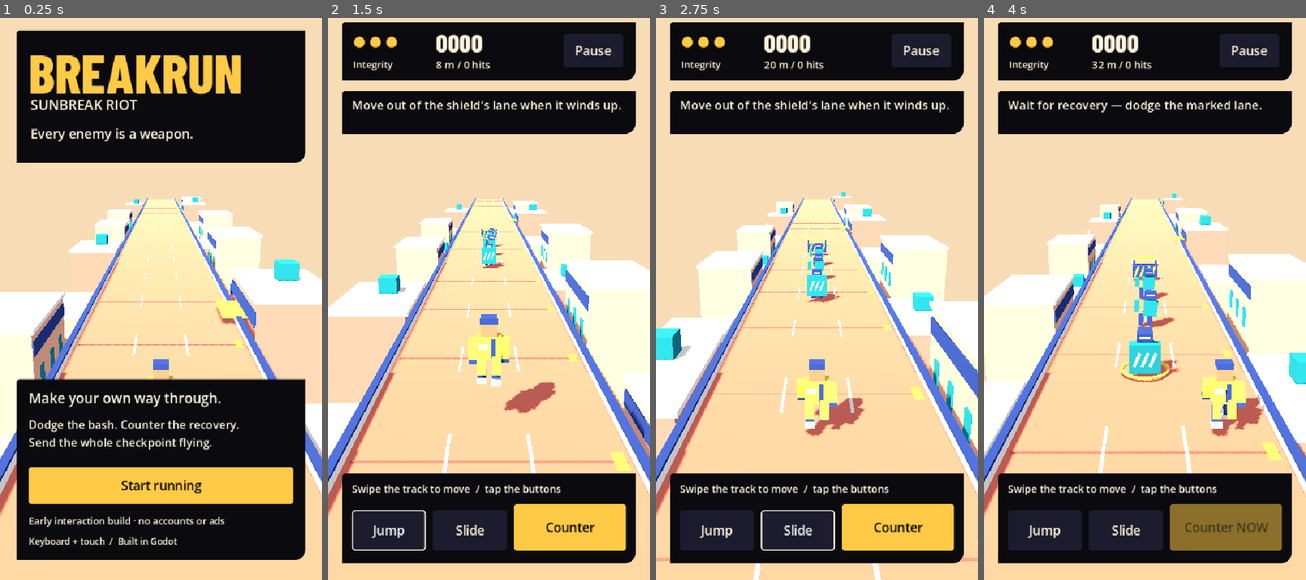
Above: before the commit, frames 1-4 (left to right).
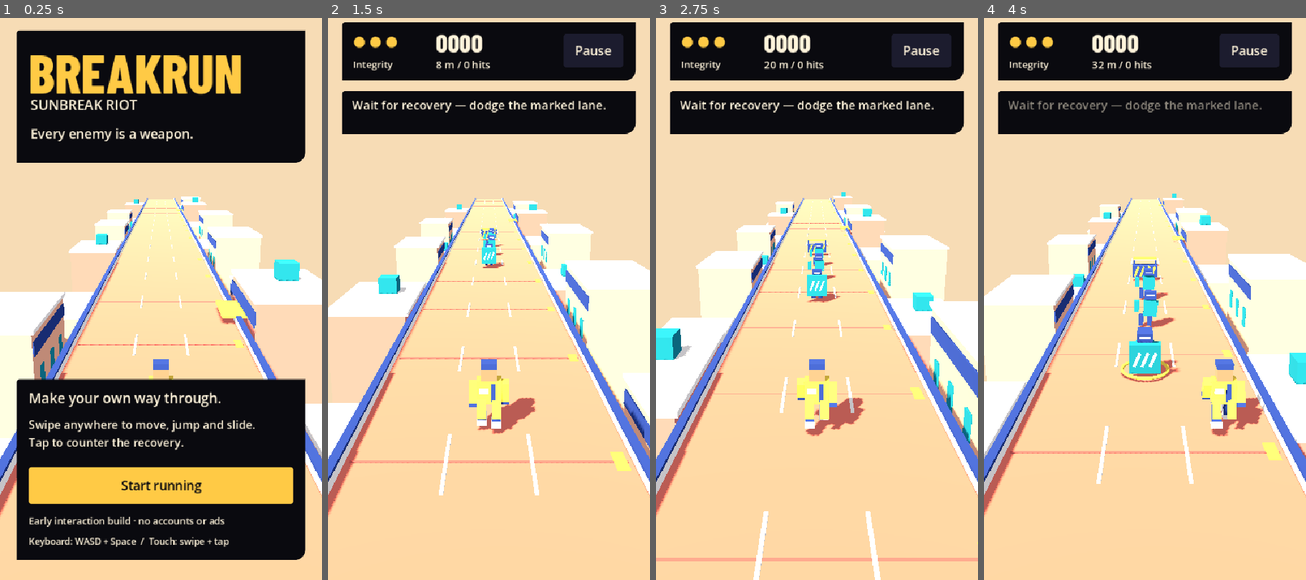
Above: after the commit, the same moments.

Repository: jiracipika/breakrun
Game: Godot game, scene res://scenes/main.tscn
The game is run twice, just before and just after one commit, with the same random seed, the same clock (stepped at 60 frames per second) and the same inputs.
Inputs (mouse positions are in pixels of both pictures, inside the frame that each line leads up to):
- Up to frame 1 (0.25 s): no input
- Up to frame 2 (1.5 s): click "Start running" at 0.5 s; click (389, 529) at 1.25 s, where only the run before the commit has a clickable "Jump"
- Up to frame 3 (2.75 s): click (797, 529) at 2 s, where only the run before the commit has a clickable "Slide"
- Up to frame 4 (4 s): click (1225, 529) at 2.75 s, where only the run before the commit has a clickable "Counter"; tap Enter at 3.5, 3.6 s; move the mouse to (1215, 265) at 3.52 s; hold D from 3.53 s (still down); click (1215, 265) at 3.67 s; tap Space at 3.77 s

The runs differ from the first frame. In frame 1, 1.7% of the frame differs, in the area x 8-80%, y 71-95%; in frame 2, 18%, in the area x 4-96%, y 14-98%; in frame 3, 16%; in frame 4, 15%.

Commit message:
Full-screen gestures: swipe anywhere to move/jump/slide, tap anywhere to counter; button bar removed
- The gesture router already classified taps separately from swipes; a finished tap now dispatches a counter attempt (hint-only when unavailable, never penalized)
- Bottom action bar and its three buttons deleted — full-height track view; menu buttons (Start/Pause/Resume/Run again/Back) keep press-to-fire
- Counter-ready emphasis moves to the instruction bar: 'COUNTER NOW - tap anywhere', pulsing, suppressed by reduced motion; in-world gold ring unchanged
- Mouse click (no drag) counters too, matching tap semantics; keyboard unchanged
- Title screen teaches the grammar in one line; web shell help/aria updated
- test_input_scene: tap fires counter attempt, taps never act as swipes, mouse-tap counter through the integrated scene, pause press-to-fire; 23 assertions

Diff:
--- a/scripts/main.gd
+++ b/scripts/main.gd
@@ -22,9 +22,6 @@
 var distance_label: Label
 var instruction: Label
 var result_label: Label
-var attack_button: Button
-var jump_button: Button
-var slide_button: Button
 var enemy_nodes: Dictionary = {}
 var counter_ring: MeshInstance3D
 var warning_lane: MeshInstance3D
@@ -163,10 +160,10 @@
 	label(title, "Every enemy is a weapon.", Rect2(51, 197, 440, 36), 22)
 	panel(title, Rect2(28, 624, 484, 303), INK)
 	label(title, "Make your own way through.", Rect2(48, 639, 450, 35), 23)
-	label(title, "Dodge the bash. Counter the recovery.\nSend the whole checkpoint flying.", Rect2(48, 686, 450, 60), 19)
+	label(title, "Swipe anywhere to move, jump and slide.\nTap to counter the recovery.", Rect2(48, 686, 450, 60), 19)
 	button(title, "Start running", Rect2(48, 771, 444, 62), start_run, true).name = "StartButton"
 	label(title, "Early interaction build · no accounts or ads", Rect2(48, 849, 444, 28), 16)
-	label(title, "Keyboard + touch  /  Built in Godot", Rect2(48, 884, 444, 24), 15)
+	label(title, "Keyboard: WASD + Space  /  Touch: swipe + tap", Rect2(48, 884, 444, 24), 15)
 
 func _build_hud() -> void:
 	hud = Control.new()
@@ -181,12 +178,6 @@
 	panel(hud, Rect2(24, 141, 492, 72), INK)
 	instruction = label(hud, "", Rect2(40, 150, 456, 58), 20)
 	instruction.autowrap_mode = TextServer.AUTOWRAP_WORD_SMART
-	panel(hud, Rect2(24, 782, 492, 150), INK)
-	label(hud, "Swipe the track to move  /  tap the buttons", Rect2(40, 795, 460, 26), 17)
-	jump_button = button(hud, "Jump", Rect2(40, 843, 124, 68), dispatch_action.bind("jump"))
-	slide_button = button(hud, "Slide", Rect2(176, 843, 124, 68), dispatch_action.bind("slide"))
-	attack_button = button(hud, "Counter", Rect2(312, 833, 188, 78), dispatch_action.bind("attack"), true)
-	attack_button.name = "CounterButton"
 	hud.visible = false
 
 func _build_overlays() -> void:
@@ -269,16 +260,20 @@
 	model.act(action)
 	_sync_ui()
 
+## A finished pointer is either a swipe direction or a tap; taps attack.
+func _dispatch_gesture(action: String) -> void:
+	dispatch_action("attack" if action == "" else action)
+
 func _input(event: InputEvent) -> void:
 	# Finish the pointer that began on the track even if release crosses UI.
 	if event is InputEventScreenTouch and not event.pressed and gestures.pointer == event.index:
 		if event.canceled:
 			gestures.cancel()
 		else:
-			dispatch_action(gestures.finish(event.index, event.position))
+			_dispatch_gesture(gestures.finish(event.index, event.position))
 		get_viewport().set_input_as_handled()
 	elif event is InputEventMouseButton and event.button_index == MOUSE_BUTTON_LEFT and not event.pressed and gestures.pointer == -2:
-		dispatch_action(gestures.finish(-2, event.position))
+		_dispatch_gesture(gestures.finish(-2, event.position))
 		get_viewport().set_input_as_handled()
 
 func _unhandled_input(event: InputEvent) -> void:
@@ -428,7 +423,7 @@
 		if e.z <= 12 and e.z > 6:
 			text = "DODGE  ←  Leave the marked lane  →"
 		if e.z <= 6 and e.z >= 2 and e.dodged:
-			text = "COUNTER NOW  ·  Space / yellow button"
+			text = "COUNTER NOW  ·  tap anywhere"
 			ready_to_counter = absi(int(e.lane) - model.lane) <= 1
 		break
 	if model.feedback != "":
@@ -440,14 +435,10 @@
 			last_sound_feedback = "clean" + str(model.score)
 			play_sound("clean")
 	instruction.text = text
-	jump_button.disabled = model.state != "running"
-	slide_button.disabled = model.state != "running"
-	attack_button.text = "Counter NOW" if ready_to_counter else "Counter"
-	attack_button.disabled = model.state != "running"
 	if ready_to_counter and not reduced_motion and model.state == "running":
-		attack_button.modulate.a = 0.72 + 0.28 * sin(model.time * 12.0)
+		instruction.modulate.a = 0.72 + 0.28 * sin(model.time * 12.0)
 	else:
-		attack_button.modulate.a = 1.0
+		instruction.modulate.a = 1.0
 
 func _sync_world(delta: float) -> void:
 	var blend: float = minf(1.0, delta * 16.0)
--- a/tests/test_input_scene.gd
+++ b/tests/test_input_scene.gd
@@ -71,7 +71,14 @@
 	game.start_run()
 	touch(0, Vector2(380, 860), true)
 	touch(0, Vector2(200, 520), false)
-	check(game.model.lane == 0 and game.gestures.pointer == -1, "touch starting on Counter cannot become a swipe")
+	check(game.model.lane == 0 and game.gestures.pointer == -1, "canceled pointer never becomes an action")
+	game.start_run()
+	touch(0, Vector2(240, 500), true)
+	touch(0, Vector2(244, 504), false)
+	check(game.model.feedback_time > 0.0, "a tap anywhere fires a counter attempt")
+	touch(0, Vector2(240, 500), true)
+	touch(0, Vector2(245, 500), false)
+	check(game.model.lane == 0 and game.gestures.pointer == -1, "tiny movements never act as swipes")
 	touch(0, Vector2(220, 450), true)
 	game.pause_run()
 	game.pause_run()
@@ -94,9 +101,9 @@
 	key(KEY_D)
 	for i in range(216):
 		game._physics_process(1.0 / 60.0)
-	mouse_click(game.attack_button.get_global_rect().get_center())
-	check(game.model.counter_count == 1, "real mouse click activates Counter")
-	check(game.model.lane == 1 and game.gestures.pointer == -1, "counter click does not leak into gesture routing")
+	mouse_click(Vector2(240, 480))
+	check(game.model.counter_count == 1, "a mouse tap counters the recovering shield")
+	check(game.model.lane == 1 and game.gestures.pointer == -1, "counter tap does not leak into gesture routing")
 	game._notification(Node.NOTIFICATION_APPLICATION_FOCUS_OUT)
 	check(game.model.state == "paused", "focus loss pauses play")
 	game.return_to_title()
@@ -113,7 +120,7 @@
 	game._sync_ui()
 	key(KEY_ESCAPE)
 	check(game.model.state == "title", "Escape returns to title from the result screen")
-	# Touch ergonomics: actions land on touch-down, panels pass drags through.
+	# Touch ergonomics: panels pass drags through; menus still fire on touch-down.
 	game.start_run()
 	touch(0, Vector2(240, 180), true)
 	touch(0, Vector2(350, 180), false)
@@ -122,19 +129,15 @@
 	var press := InputEventMouseButton.new()
 	press.button_index = MOUSE_BUTTON_LEFT
 	press.pressed = true
-	press.position = game.jump_button.get_global_rect().get_center()
+	press.position = game.get_node("Interface/HUD/PauseButton").get_global_rect().get_center()
 	root.push_input(press, true)
-	game._physics_process(0.1)
-	check(game.model.height > 0.0, "jump fires on touch-down, not release")
+	check(game.model.state == "paused", "pause fires on touch-down, not release")
 	var release := InputEventMouseButton.new()
 	release.button_index = MOUSE_BUTTON_LEFT
 	release.pressed = false
 	release.position = press.position
 	root.push_input(release, true)
-	game.model.state = "paused"
-	game._sync_ui()
-	check(game.attack_button.has_theme_stylebox_override("disabled"), "counter button has a disabled style")
-	check(game.jump_button.disabled and game.slide_button.disabled, "jump and slide dim outside play")
+	game.start_run()
 	print("INPUT: %d/%d checks passed" % [checks - failures, checks])
 	game.free()
 	quit(1 if failures else 0)
Not shown, added: docs/plans/006-full-screen-gestures.md
Not shown, changed: web/index.pck
